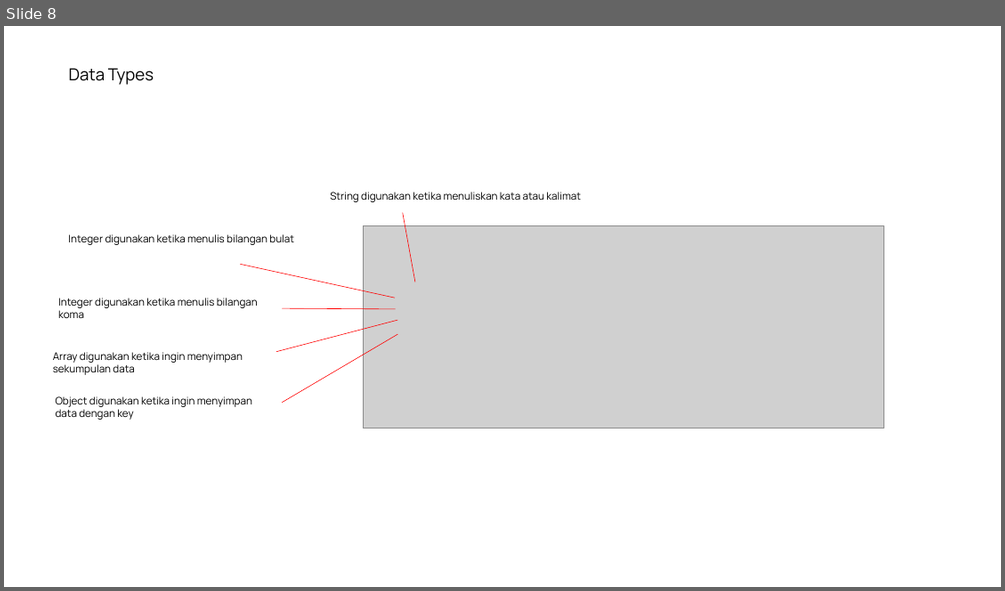
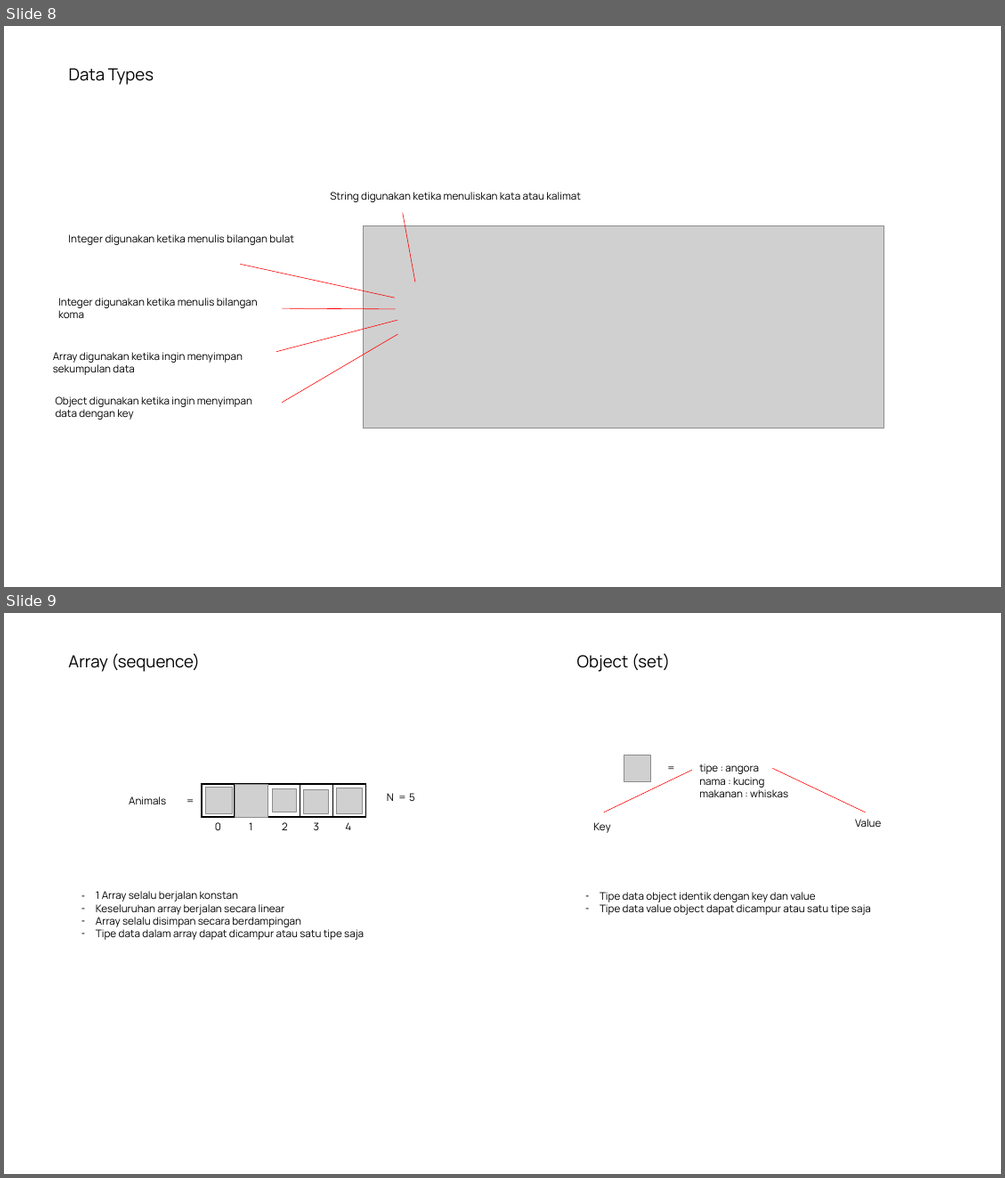
Before and after one commit to saddam-satria/learning-material, a slide deck: march/week-1/meeting-1/PPT.pptx. Shown one above the other, each under a label of ours: slide 8 before the commit, slides 8 and 9 after it. The pictures are 1005x591 and 1005x1178 pixels, drawn with LibreOffice and Linux fonts; fonts in the diff are those of the drawing; grey boxes stand for pictures. Boxes give left, top, right and bottom in pixels: in the first picture for what was removed or moved away, otherwise in the second. Text is boxed around its words. In the diff, an @@ line names an element or a change of style, - is before the commit and + after.

```diff
--- a/march/week-1/meeting-1/PPT.pptx
+++ b/march/week-1/meeting-1/PPT.pptx
@@ slide 9 added at <box>4,613,1001,1174</box>, background #FFFFFF @@
@@ text added at <box>68,653,201,672</box>, 16 pt, text #000000 @@
+Array (sequence)
@@ text added at <box>577,653,670,672</box>, 16 pt, text #000000 @@
+Object (set)
@@ line added from (692, 770) to (604, 811), #FF0000 0.5 pt @@
@@ picture added at <box>624,755,651,781</box> @@
@@ text added at <box>660,758,682,779</box>, 10 pt, text #000000 @@
+=
@@ text added at <box>699,763,788,797</box>, 10 pt, text #000000 @@
+tipe : angora
+nama : kucing
+makanan : whiskas
@@ line added from (866, 811) to (773, 769), #FF0000 0.5 pt @@
@@ text added at <box>129,796,166,804</box>, 10 pt, text #000000 @@
+Animals
@@ text added at <box>179,790,202,811</box>, 10 pt, text #000000 @@
+=
@@ group added at <box>202,784,366,817</box>: 5 rectangles, 5 pictures @@
@@ text added at <box>387,793,394,801</box>, 10 pt, text #000000 @@
+N
@@ text added at <box>391,787,413,807</box>, 10 pt, text #000000 @@
+=
@@ text added at <box>398,793,415,801</box>, 10 pt, text #000000 @@
+5
@@ text added at <box>215,822,221,830</box>, 10 pt, text #000000 @@
+0
@@ text added at <box>249,822,253,830</box>, 10 pt, text #000000 @@
+1
@@ text added at <box>282,822,288,830</box>, 10 pt, text #000000 @@
+2
@@ text added at <box>314,822,319,830</box>, 10 pt, text #000000 @@
+3
@@ text added at <box>345,822,351,830</box>, 10 pt, text #000000 @@
+4
@@ text added at <box>593,822,610,833</box>, 10 pt, text #000000 @@
+Key
@@ text added at <box>855,819,881,827</box>, 10 pt, text #000000 @@
+Value
@@ text added at <box>96,891,364,940</box>, 10 pt, text #000000 @@
+– 1 Array selalu berjalan konstan
+– Keseluruhan array berjalan secara linear
+– Array selalu disimpan secara berdampingan
+– Tipe data dalam array dapat dicampur atau satu tipe saja
@@ text added at <box>599,892,871,915</box>, 10 pt, text #000000 @@
+– Tipe data object identik dengan key dan value
+– Tipe data value object dapat dicampur atau satu tipe saja
```
Also in this commit, not shown: 3 slides changed, 1 other file.
